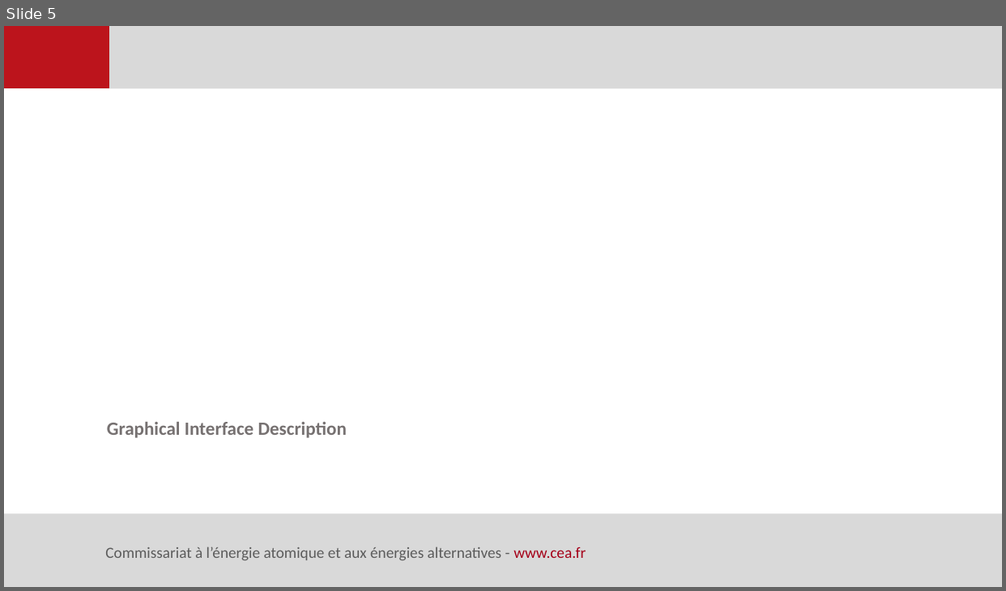
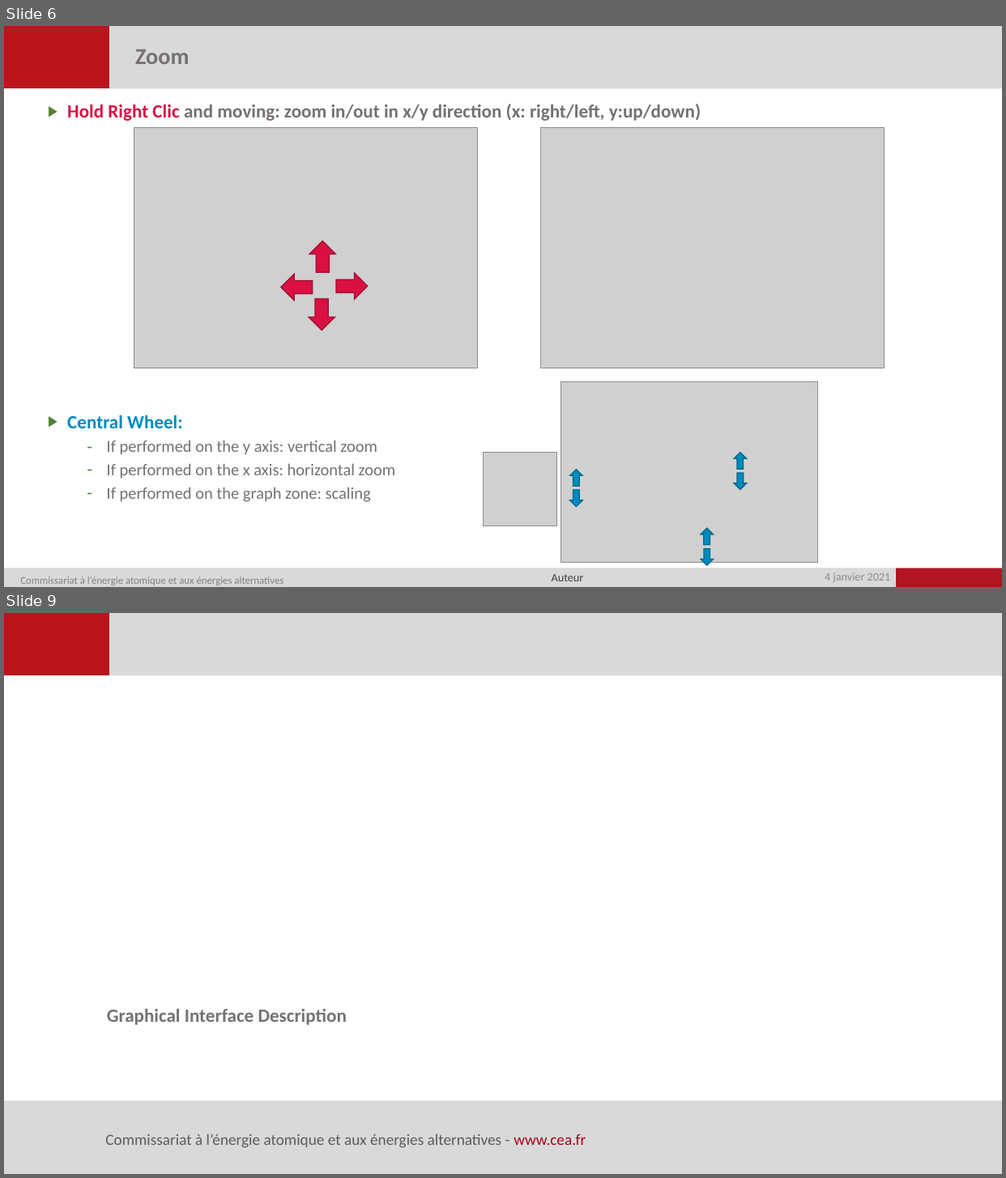
Before and after one commit to jhillairet/PPAT, a slide deck: doc/PPPAT_ControlRoom.pptx. Shown one above the other, each under a label of ours: slide 5 before the commit, slides 6 and 9 after it; the slides between them are not shown. The pictures are 1006x591 and 1006x1178 pixels, drawn with LibreOffice and Linux fonts; fonts in the diff are those of the drawing; grey boxes stand for pictures; background and template pictures are left out. Boxes give left, top, right and bottom in pixels: in the first picture for what was removed or moved away, otherwise in the second. Text is boxed around its words. In the diff, an @@ line names an element or a change of style, - is before the commit and + after.

Commit message:
Added span & zoom guideline

```diff
--- a/doc/PPPAT_ControlRoom.pptx
+++ b/doc/PPPAT_ControlRoom.pptx
@@ slide 6 added at box(4, 26, 1002, 587), background #FFFFFF; not listed: 4 template elements that a slide beside it also shows @@
@@ title added at box(135, 49, 189, 64), 22 pt, text #767171, bold @@
+Zoom
@@ text added at box(67, 104, 701, 502), 16 pt, text #767171 @@
+▶ Hold Right Clic and moving: zoom in/out in x/y direction (x: right/left, y:up/down)
+▶ Central Wheel:
+  – If performed on the y axis: vertical zoom
+  – If performed on the x axis: horizontal zoom
+  – If performed on the graph zone: scaling
@@ picture added at box(134, 128, 477, 369) @@
@@ picture added at box(541, 128, 884, 369) @@
@@ right arrow added at box(310, 241, 336, 273), fill #D81142, outline #A00D31 1 pt @@
@@ right arrow added at box(281, 275, 313, 301), fill #D81142, outline #A00D31 1 pt @@
@@ right arrow added at box(336, 273, 368, 299), fill #D81142, outline #A00D31 1 pt @@
@@ right arrow added at box(309, 299, 334, 331), fill #D81142, outline #A00D31 1 pt @@
@@ picture added at box(561, 382, 818, 563) @@
@@ picture added at box(484, 453, 557, 526) @@
@@ right arrow added at box(734, 453, 746, 470), fill #008BBC, outline #00678B 1 pt @@
@@ right arrow added at box(569, 470, 582, 486), fill #008BBC, outline #00678B 1 pt @@
@@ right arrow added at box(734, 473, 746, 490), fill #008BBC, outline #00678B 1 pt @@
@@ right arrow added at box(569, 490, 582, 507), fill #008BBC, outline #00678B 1 pt @@
@@ right arrow added at box(701, 529, 714, 545), fill #008BBC, outline #00678B 1 pt @@
@@ right arrow added at box(701, 549, 714, 566), fill #008BBC, outline #00678B 1 pt @@
@@ text added at box(20, 577, 283, 586), 10 pt, text #808080 @@
+Commissariat à l’énergie atomique et aux énergies alternatives
@@ text added at box(552, 574, 584, 582), 11 pt, text #3F3F3F @@
+Auteur
@@ text added at box(825, 573, 891, 582), 11 pt, text #8C8C8C @@
+4 janvier 2021
@@ what was slide 5 is now slide 9 @@
```
Also in this commit, not shown: 14 slides changed, 3 other slides added.
